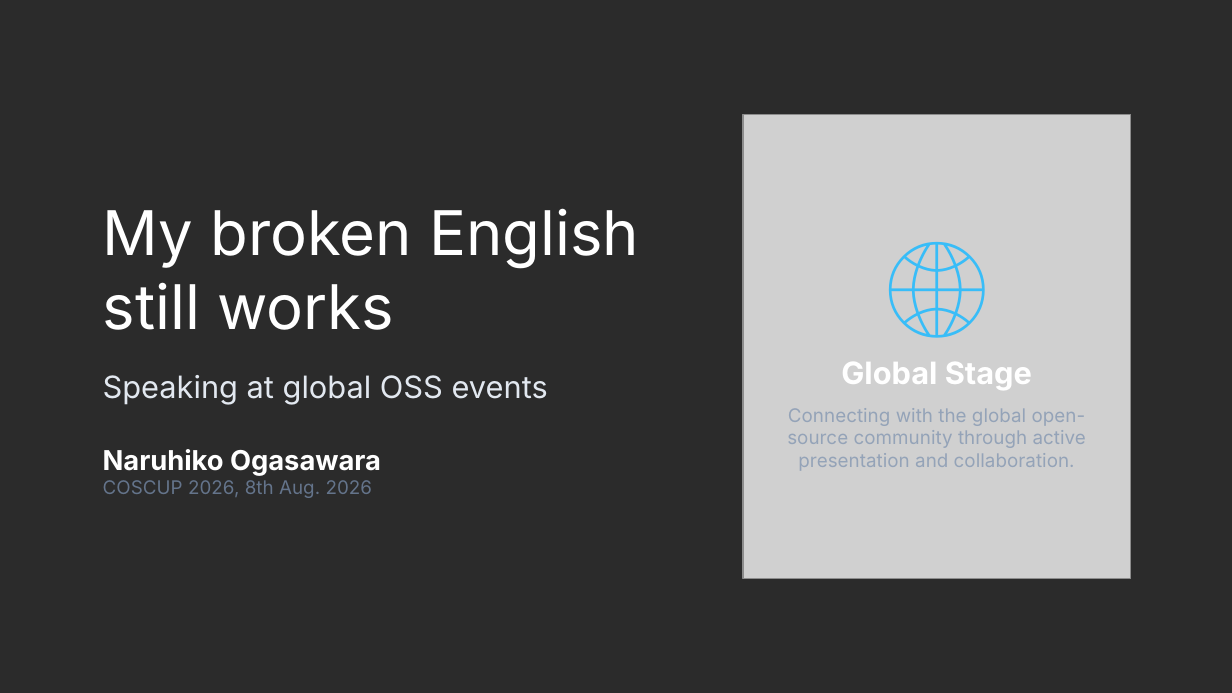
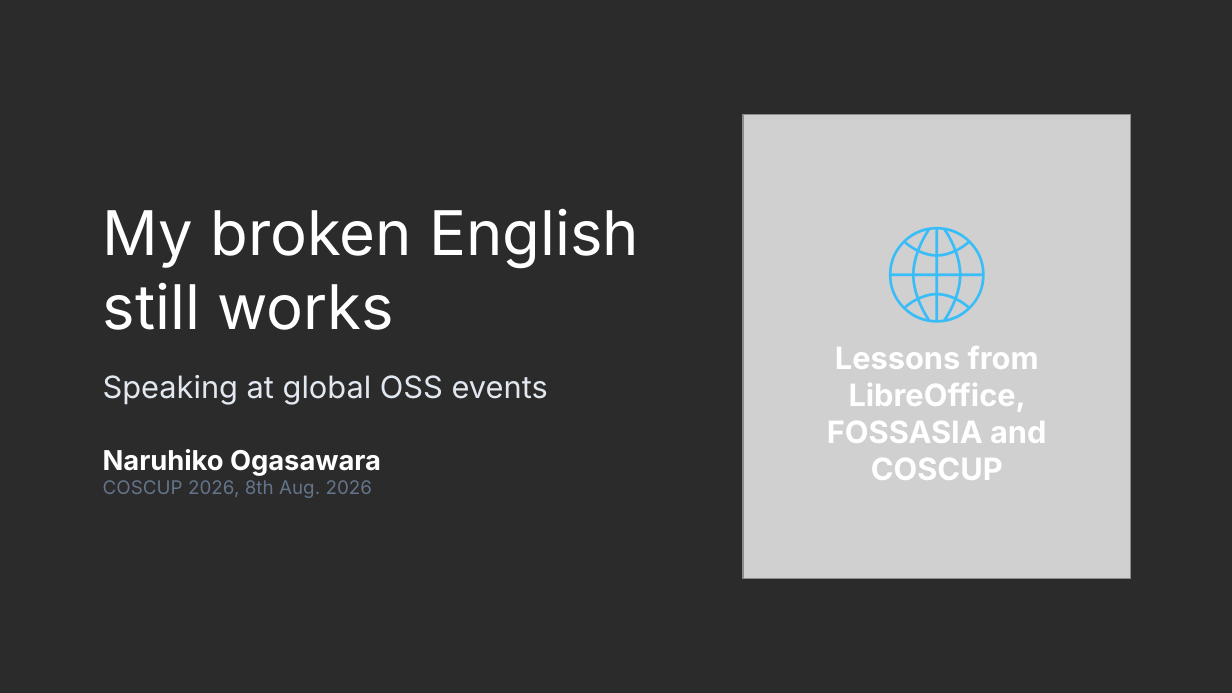
Before and after one commit to naruoga/presentations, a slide deck: slide 1 of COSCUP2026_MyBrokenEnglishStillWorks.odp. Drawn at 1232x693 pixels with LibreOffice and Linux fonts; fonts in the diff are those of the drawing; grey boxes stand for pictures; background and template pictures are left out; a plain dark background stands for a picture behind light text. Boxes give left, top, right and bottom in pixels: in the first picture for what was removed or moved away, otherwise in the second. Text is boxed around its words. In the diff, an @@ line names an element or a change of style, - is before the commit and + after.

Commit message:
COSCUP2026スライド少し手直し（表紙変更）

```diff
--- a/COSCUP2026_MyBrokenEnglishStillWorks.odp
+++ b/COSCUP2026_MyBrokenEnglishStillWorks.odp
@@ text at box(827, 346, 1046, 480): text changed; size 11 to 18 pt; text colour #94A3B8 to #FFFFFF; bold on @@
-Global Stage
-Connecting with the global open-source community through active presentation and collaboration.
+Lessons from LibreOffice, FOSSASIA and COSCUP
```
Also in this commit, not shown: 3 other slides changed, 2 slides added.
